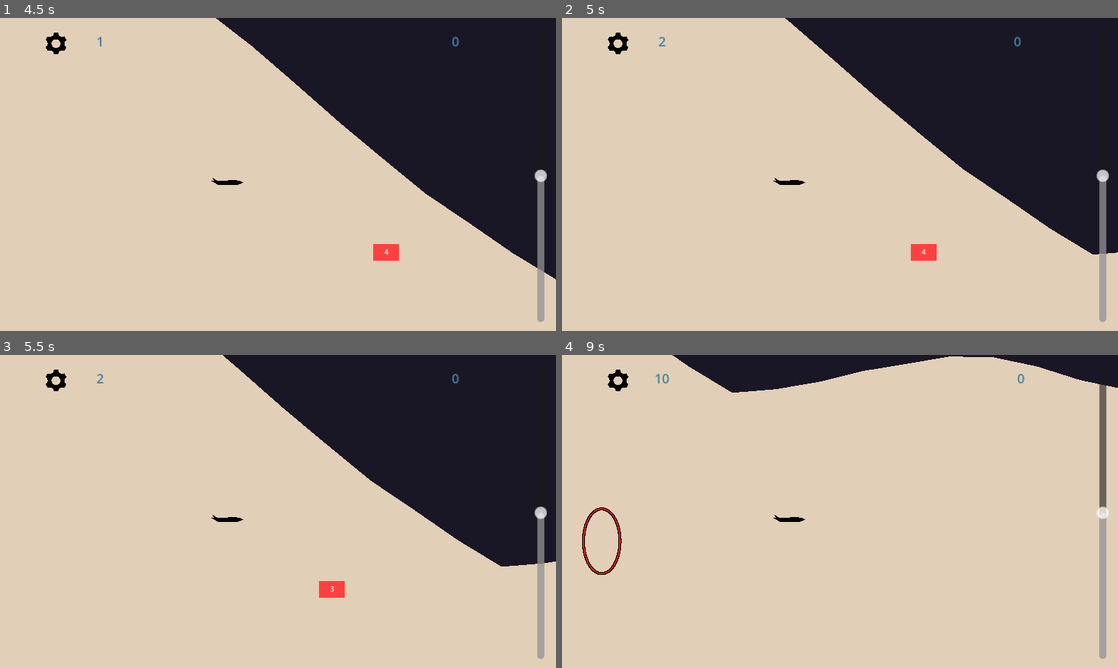
Above: before the commit, frames 1-4 (two rows, left to right).
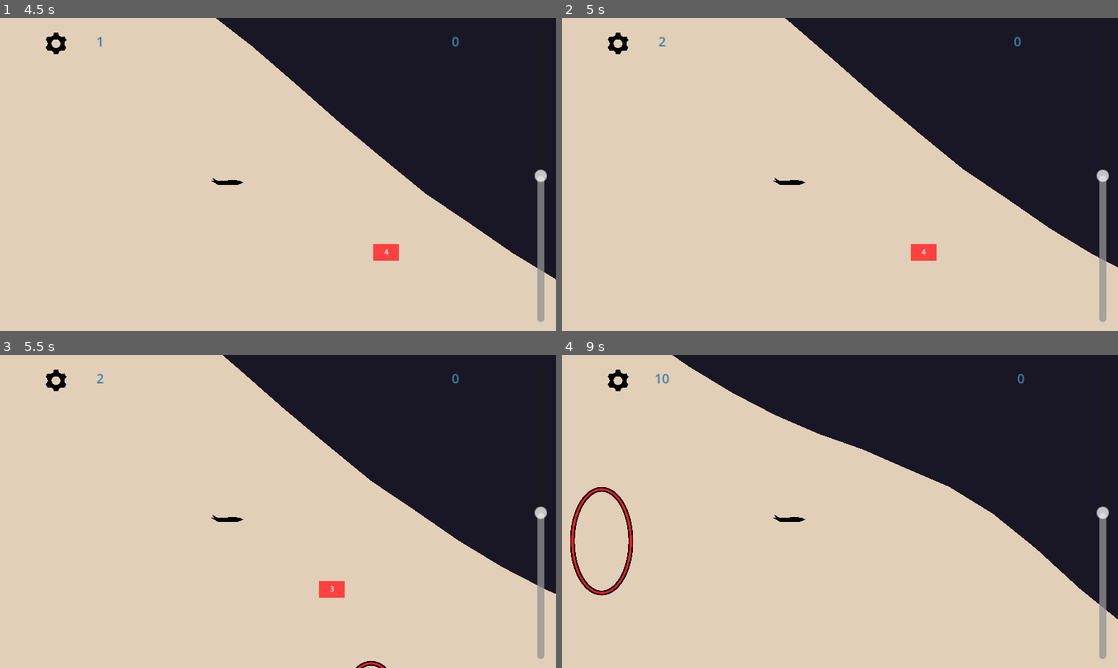
Above: after the commit, the same moments.

Repository: DvirKomlosh/glider
Game: Godot game, scene res://Scences/Main.tscn
Same seed, same stepped clock (60 frames per second), same inputs: the game is played once before the commit and once after it.
Inputs (mouse positions are in pixels of both pictures, inside the frame that each line leads up to):
- Up to frame 1 (4.5 s): click (55, 43) at 0.5 s; click "Resume" at 1.25 s; tap Space at 2.27, 3.02 s
- Up to frame 2 (5 s): tap Space at 4.52 s
- Up to frame 3 (5.5 s): tap Space at 5.27 s
- Up to frame 4 (9 s): tap Space at 6.02, 7.52, 8.27 s

Frame 1 is identical in both runs. In frame 2, 0.1% of the frame differs, in the area x 95-100%, y 74-80%; in frame 3, 0.6%; in frame 4, 27%, in the area x 1-100%, y 0-85%.

Commit message:
add difficulty curve

Diff:
--- a/Scripts/Main.gd
+++ b/Scripts/Main.gd
@@ -9,10 +9,14 @@
 var vibrations
 var screenshake
 
+var difficulty_level = 0
+
 @onready var MASTER_BUS_ID = AudioServer.get_bus_index("Master")
 @onready var SFX_BUS_ID = AudioServer.get_bus_index("SFX")
 @onready var MUSIC_BUS_ID = AudioServer.get_bus_index("Music")
 
+
+@onready var environment: Node2D = $Environment
 @onready var glider: CharacterBody2D = $Glider
 @onready var controller: VSlider = $CanvasLayer/Controller
 @onready var rings: Node2D = $Environment/Rings
@@ -33,7 +37,6 @@
 
 var combo = 1
 var is_game_over = false
-
 
 
 func _load_score() -> void:
@@ -92,11 +95,20 @@
 	music.playing = true
 	glider.position = starting_glider_position
 
+func _calculate_difficulty() -> float:
+	'''
+	difficulty starts at 0 and reaches slowly to 1 (is 1 at infinity)
+	at distance = 500 it difficulty is 1/2
+	'''
+
+	return 1 - (1 / (1 + (distance / 500.0)))
 
 # Called every frame. 'delta' is the elapsed time since the previous frame.
 func _process(delta: float) -> void:
 	glider.set_glider_rotation(controller.value)
-	distance = int(glider.position.x/1000)
+	distance = int(glider.position.x / 1000)
+	difficulty_level = _calculate_difficulty()
+	environment.set_difficulty(difficulty_level)
 	# set glider UI position
 
 	heads_up_display.update_score(score)
@@ -131,8 +143,6 @@
 	settings_screen.set_settings(settings)
 
 func save_settings():
-	print("saving")
-	print(settings.sfx_volume)
 	var file = FileAccess.open(settings_path, FileAccess.WRITE)
 	file.store_var(settings, true)
 
--- a/Scripts/Rings.gd
+++ b/Scripts/Rings.gd
@@ -38,7 +38,7 @@
 		active_rings[0].set_indicator(glider_position)
 
 
-func instentiate_ring(new_pos: Vector2) -> void:
+func instentiate_ring(new_pos: Vector2, ring_scale) -> void:
 	'''
 	generates a new ring
 	'''
@@ -46,6 +46,7 @@
 	var new_ring = ring_scene.instantiate()
 	new_ring.global_position.x = new_pos.x
 	new_ring.global_position.y = new_pos.y
+	new_ring.scale = Vector2(ring_scale, ring_scale)
 	add_child(new_ring)
 	new_ring.in_hoop.connect(send_in_hoop)
 	new_ring.out_hoop.connect(send_out_hoop)
--- a/Scripts/environment.gd
+++ b/Scripts/environment.gd
@@ -2,6 +2,9 @@
 
 
 signal ready_to_set_glider_position(pos_x, pos_y)
+
+var MAX_RING_SIZE = 3.2
+var MIN_RING_SIZE = 1.8
 
 var min_passage_width: float= 200.0
 var section_length: float = 10000.0
@@ -14,11 +17,15 @@
 
 
 var next_ring_position = 6000
-var ring_distance = 20000
+
+var MAX_RING_DISTANCE = 23000
+var MIN_RING_DISTANCE = 17000
 var ring_distance_distance = 1000
 
 var y_values = Vector2(0, 10000)
 var x_value = -section_length * 2
+
+var difficulty_level = 0
 
 @onready var rings = $Rings
 @onready var walls = $Walls
@@ -50,6 +57,13 @@
 
 
 
+func set_difficulty(difficulty: float) -> void:
+	difficulty_level = difficulty
+
+func _get_ring_scale() -> float:
+	return lerp(MAX_RING_SIZE, MIN_RING_SIZE, difficulty_level)
+
+
 func _generate_ring(x_pos: float, down1: Vector2, down2: Vector2, up1: Vector2, up2: Vector2) -> void:
 	'''
 	generates a ring at the next ring position, at the middle of the tunnel
@@ -60,10 +74,10 @@
 	var y_up = up1.y * (1 - ratio_x) + up2.y * ratio_x
 
 	var y_pos = (y_up + y_down) / 2
-
+	var ring_scale = _get_ring_scale()
 	# generates the next position
 	_generate_next_ring_position()
-	rings.call_deferred("instentiate_ring",(Vector2(x_pos, y_pos)))
+	rings.call_deferred("instentiate_ring",Vector2(x_pos, y_pos), ring_scale)
 
 func on_wall_entred() -> void:
 	_generate_walls(x_value, y_values[0], y_values[1])
@@ -88,7 +102,7 @@
 		var path = 1500 * noise_path.get_noise_1d(x * 0.001)
 
 		# makes it so the start is on an decline:
-		if x < 10000:
+		if x < 20000:
 			slope_down += 0.6
 			slope_up += 0.6
 
@@ -112,10 +126,13 @@
 	x_value += section_length
 	y_values = Vector2(y_down, y_up)
 
+func _get_ring_distance() -> float:
+	return lerp(MAX_RING_DISTANCE, MIN_RING_DISTANCE, difficulty_level)
+
 func _generate_next_ring_position() -> float:
 	'''
 	returns the next ring position
 	'''
-	next_ring_position += ring_distance
+	next_ring_position += _get_ring_distance()
 
 	return next_ring_position
--- a/Scripts/heads_up_display.gd
+++ b/Scripts/heads_up_display.gd
@@ -13,4 +13,4 @@
 
 
 func _on_settings_button_pressed() -> void:
-	print("hay!!")
+	pass
